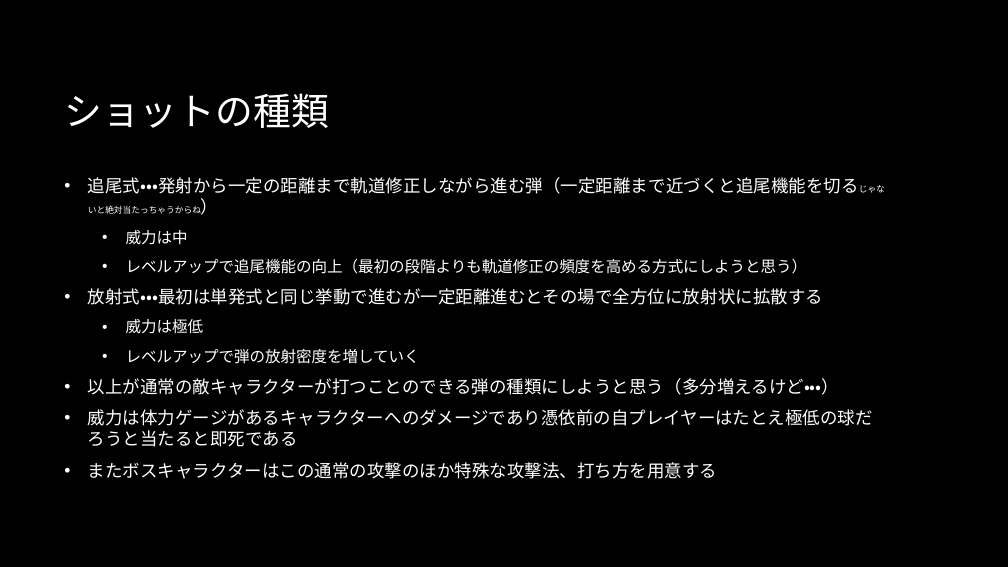
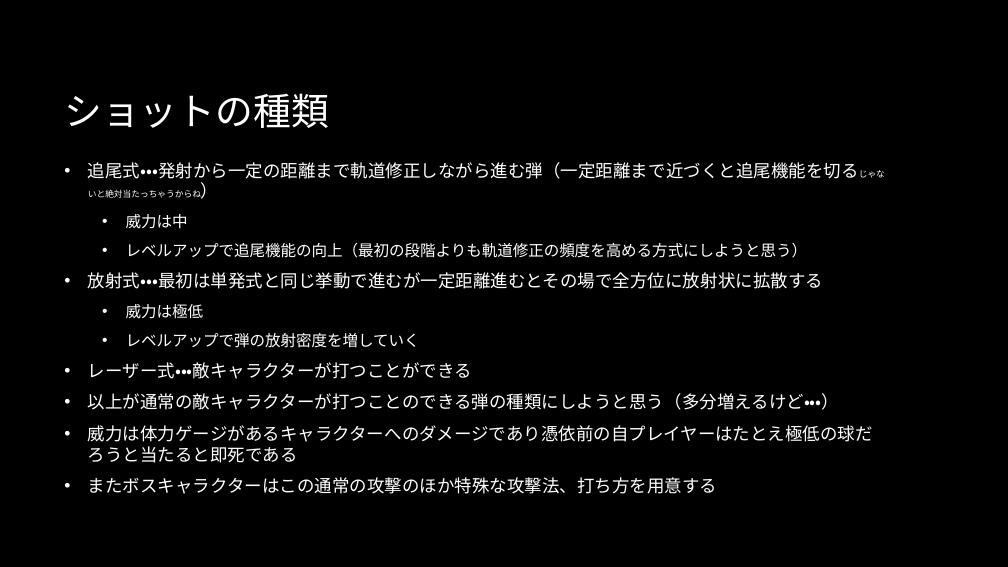
Before and after one commit to MusubiKamishiro/ParasitismShooting, a slide deck: slide 8 of Mint/企画担当部門/憑依型シューティングゲーム.pptx. Drawn at 1008x567 pixels with LibreOffice and Linux fonts; fonts in the diff are those of the drawing; background and template pictures are left out. Boxes give left, top, right and bottom in pixels: in the first picture for what was removed or moved away, otherwise in the second. Text is boxed around its words. In the diff, an @@ line names an element or a change of style, - is before the commit and + after.

Commit message:
ショットの部分更新

```diff
--- a/Mint/企画担当部門/憑依型シューティングゲーム.pptx
+++ b/Mint/企画担当部門/憑依型シューティングゲーム.pptx
@@ text at box(88, 362, 472, 379): paragraph added @@
+• レーザー式・・・敵キャラクターが打つことができる
```
Also in this commit, not shown: 1 other slide changed, 4 other files.
